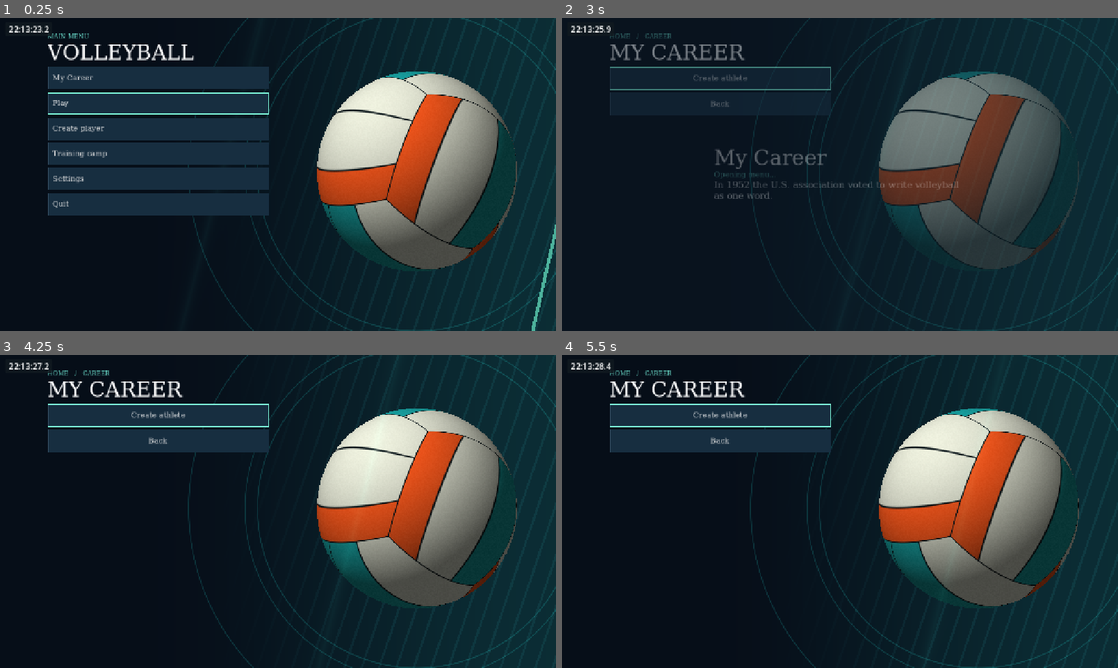
Above: before the commit, frames 1-4 (two rows, left to right).
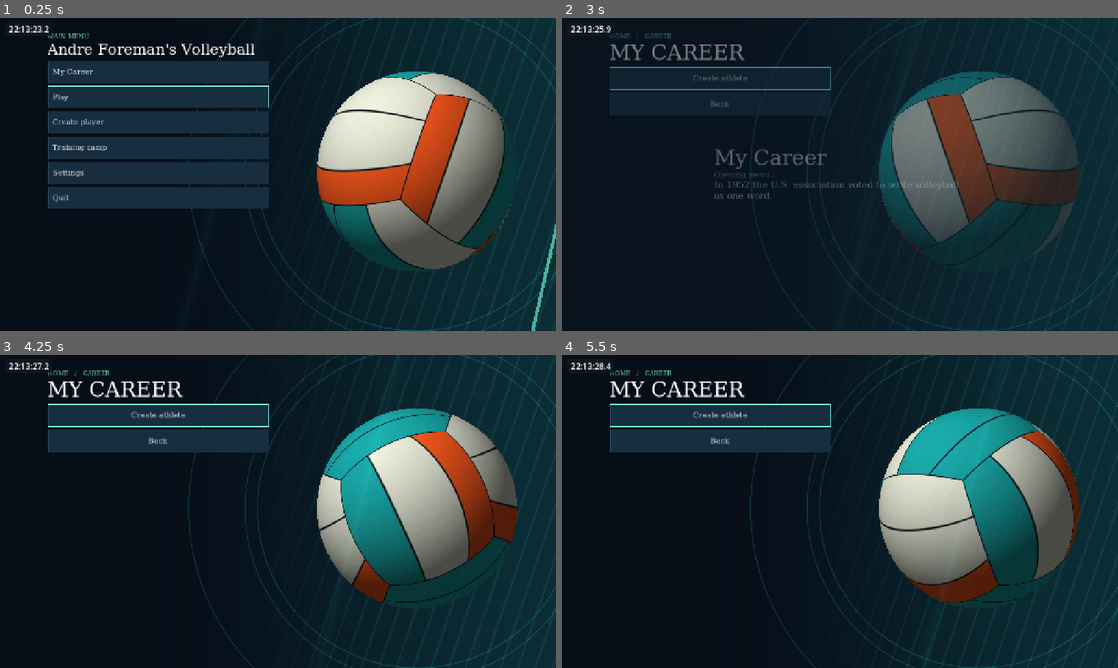
Above: after the commit, the same moments.

Repository: foreandr/volleyball
Game: Godot game, scene res://scenes/main.tscn
Two runs of this game, one before a commit and one after it. Both use one fixed random seed, a clock stepped at 60 frames per second and the inputs below. Sound files missing from this copy of the repository are replaced by a short silence.
Inputs (mouse positions are in pixels of both pictures, inside the frame that each line leads up to):
- Up to frame 1 (0.25 s): no input
- Up to frame 2 (3 s): click "My Career" at 0.5 s; click "Back" at 1.25 s; click "Create athlete" at 2 s; tap Enter (ui_accept) at 2.75 s; move the mouse to (962, 158) at 2.77 s; hold Right from 2.78 s (still down); hold E from 2.78 s (still down); click (962, 158) at 2.92 s
- Up to frame 3 (4.25 s): tap Enter (ui_accept) at 3.02 s; release Right at 3.5 s; release E at 3.5 s; drag from (166, 527) to (250, 574) at 3.52 s
- Up to frame 4 (5.5 s): move the mouse to (895, 442) at 4.27 s; hold Right 4.28-5 s; hold E 4.28-5 s; tap Y at 4.35 s; click (895, 442) at 4.42 s; drag from (812, 574) to (673, 464) at 5.02 s

The runs differ from the first frame. In frame 1, 12% of the frame differs, in the area x 8-93%, y 8-81%; in frame 2, 10%; in frame 3, 13%; in frame 4, 14%, in the area x 57-93%, y 17-81%.

Commit message:
Share directional reception in camp, expose athlete kit and brand the home screen

Diff:
--- a/assets/menu/court_identity.gdshader
+++ b/assets/menu/court_identity.gdshader
@@ -15,7 +15,7 @@
 	if(hero && r<.32){
 		vec2 xy=p/.32;
 		vec3 n=vec3(xy.x,-xy.y,sqrt(max(0.,1.-dot(xy,xy))));
-		float a=.60+.025*sin(TIME*.28);
+		float a=.60+TIME*.60;
 		vec3 q=n;
 		q.xz=mat2(vec2(cos(a),sin(a)),vec2(-sin(a),cos(a)))*q.xz;
 		q.xy=mat2(vec2(.906,.423),vec2(-.423,.906))*q.xy;
--- a/project.godot
+++ b/project.godot
@@ -1,7 +1,9 @@
 config_version=5
 
 [application]
-config/name="Volleyball"
+config/name="Andre Foreman's Volleyball"
+config/use_custom_user_dir=true
+config/custom_user_dir_name="Godot/app_userdata/Volleyball"
 config/version="0.1.1"
 run/main_scene="res://scenes/main.tscn"
 config/features=PackedStringArray("4.6", "Forward Plus")
--- a/scripts/indoor_practice.gd
+++ b/scripts/indoor_practice.gd
@@ -65,6 +65,7 @@
 var bump_touched := false
 var bump_arrival := 0.
 var bump_offset := 0.
+var bump_follow_start := 0.
 var reception_pose: Node3D
 var pending_release := false
 var input_hold := 0.0
@@ -486,6 +487,7 @@
 	bump_aim=Vector3.ZERO
 	bump_released=false
 	bump_touched=false
+	if reception_pose: reception_pose.reset()
 	if solo_setting:
 		camp_receive_spot=choose_camp_toss()
 		if not camp_receive_spot.is_finite():
@@ -961,9 +963,36 @@
 	bump_armed=false
 	message.text="Bump set"
 
-func play_bump(previous: Vector3, incoming: Vector3) -> void:
-	var sample_time: float=reception_pose.contact_frame+minf(0.,elapsed-bump_arrival)
-	reception_pose.apply_pose(maxf(0.,sample_time),smoothstep(0.,.18,sample_time))
+func play_bump(previous: Vector3, incoming: Vector3, dt: float) -> void:
+	var predicted := toss_at(bump_arrival)
+	var offset: Vector3=predicted-reception_pose.ready_contact()
+	var remaining := bump_arrival-elapsed
+	var sampler=reception_pose
+	if not bump_touched and remaining<.38 and sampler.reach.is_empty() and not sampler.low_save.active:
+		if offset.slide(Vector3.UP).length()>1.12:
+			if sampler.low_save.plan(setter,toss_at,elapsed,forehead_arrival+.45,sampler.clip,true,false,false,camp_velocity):
+				bump_arrival=sampler.low_save.contact_time
+				predicted=toss_at(bump_arrival)
+		else:
+			sampler.plan_reach(offset)
+	var sample_time: float=sampler.contact_frame+minf(0.,elapsed-bump_arrival)
+	sampler.apply_pose(maxf(0.,sample_time),smoothstep(0.,.18,sample_time))
+	if sampler.low_save.active:
+		var before := setter.position
+		sampler.low_save.sample(setter,elapsed,bump_arrival+.07,predicted)
+		var move := setter.position-before
+		setter.position=before
+		setter.position=rotation_drill.move_actor(setter,move)
+	elif not sampler.reach.is_empty():
+		var prev: float=sampler.reach_progress
+		sampler.reach_progress=minf(1.,prev+dt/.26)
+		var travel: Vector3=(sampler.reach_step+sampler.rear_setup)*(smoothstep(0.,1.,sampler.reach_progress)-smoothstep(0.,1.,prev))
+		var before := setter.position
+		setter.position=rotation_drill.move_actor(setter,travel)
+		sampler.reach_travel+=setter.position-before
+		sampler.pose_reach(smoothstep(0.,1.,sampler.reach_progress),predicted)
+	if remaining<.30:
+		sampler.reach_platform(predicted-sampler.platform_center(),1.-smoothstep(.04,.30,remaining),.48,true,true)
 	var elbows := [Contact.joint(setter,"lowerarm_l"),Contact.joint(setter,"lowerarm_r")]
 	var wrists := [Contact.joint(setter,"hand_l"),Contact.joint(setter,"hand_r")]
 	var platform: Vector3=preload("res://scripts/forearm_contact.gd").surface(elbows,wrists,.055).ball
@@ -976,12 +1005,14 @@
 		if elapsed>forehead_arrival+.35: miss("Outside platform reach.")
 		return
 	if not bump_touched:
+		if not bump_released: bump_arrival=elapsed
 		bump_touched=true
 		ball.position=platform
 	if not bump_released:
 		ball.position=platform
 		if elapsed>bump_arrival+late_contact_limit(): miss("Held through platform contact.")
 		return
+	bump_follow_start=elapsed
 	source=platform
 	ball.position=source
 	target=0
@@ -1118,7 +1149,7 @@
 				elif not bump_aim.is_zero_approx(): start_bump_meter()
 		"pass":
 			if bump_touched and not bump_aim.is_zero_approx():
-				play_bump(ball.position,Vector3.ZERO)
+				play_bump(ball.position,Vector3.ZERO,delta)
 				return
 			ball.rotation+=toss_spin*delta
 			if cpu_setting and not jump.active: move_to_camp_toss(delta)
@@ -1196,7 +1227,7 @@
 				if elapsed>=contact_time+cpu_release_delay-RELEASE_ADVANCE: release(called())
 				return
 			if not bump_aim.is_zero_approx():
-				play_bump(previous,incoming)
+				play_bump(previous,incoming,delta)
 				return
 			if held>=0 and not pending_release:
 				meter.value = set_fill()*100
@@ -1275,7 +1306,9 @@
 		"set":
 			if not bump_aim.is_zero_approx() and reception_pose:
 				var follow_time: float=reception_pose.contact_frame+elapsed
-				if follow_time<reception_pose.clip.length: reception_pose.apply_pose(follow_time,1.-smoothstep(reception_pose.clip.length-.22,reception_pose.clip.length,follow_time))
+				if reception_pose.low_save.active and not reception_pose.low_save.finished(bump_follow_start+elapsed):
+					reception_pose.low_save.sample(setter,bump_follow_start+elapsed,bump_follow_start)
+				elif follow_time<reception_pose.clip.length: reception_pose.apply_pose(follow_time,1.-smoothstep(reception_pose.clip.length-.22,reception_pose.clip.length,follow_time))
 			if automatic_setter() and elapsed<=Hands.CPU_FOLLOW_TIME: face_set(setter,target,delta)
 			ball.rotate_x(delta*4.0)
 			var t := clampf(elapsed/flight_time,0,1)
--- a/scripts/main.gd
+++ b/scripts/main.gd
@@ -39,7 +39,7 @@
 	MenuPresentation.load_scene("res://scenes/%s.tscn" % scene)
 
 func show_home() -> void:
-	page("VOLLEYBALL","Home")
+	page("Andre Foreman's Volleyball","Home")
 	add_menu_button(column,"Career","My Career",func(): go("story"))
 	add_menu_button(column,"Play","Play",MenuPresentation.load_stage.bind("Play",show_play)).grab_focus()
 	add_menu_button(column,"Create","Create player",func(): go("create"))
--- a/scripts/menu_presentation.gd
+++ b/scripts/menu_presentation.gd
@@ -113,7 +113,8 @@
 	column.add_child(overline)
 	var label := Label.new()
 	label.text = title
-	label.add_theme_font_size_override("font_size",48)
+	label.add_theme_font_size_override("font_size",34 if route=="Home" else 48)
+	label.autowrap_mode=TextServer.AUTOWRAP_WORD_SMART
 	column.add_child(label)
 	reveal(column)
 	sweep()
--- /dev/null
+++ b/scripts/player_kit_choices.gd
@@ -0,0 +1,70 @@
+extends RefCounted
+const Profile = preload("res://scripts/player_profile.gd")
+const COLORS := ["f2eee6","292d31","233952","aa343b","e6bf54","32685e"]
+
+static func pick(actor: Node3D, field: String) -> int:
+	return Profile.KIT_CHOICES[field].find(actor.attributes[field])
+
+static func apply(actor: Node3D) -> void:
+	var v: int=actor.get_meta("kit_variant",0)
+	var rig: Skeleton3D=actor.skeleton
+	for side in ["l","r"]:
+		var shoe: ShaderMaterial=rig.get_meta("sole_"+side).get_child(0).material_override
+		var cut := pick(actor,"Shoe cut")
+		shoe.set_shader_parameter("collar_rise",[0.,.038,.082][v%3 if cut==0 else cut-1])
+		var design := pick(actor,"Shoe design")
+		shoe.set_shader_parameter("design",v%4 if design==0 else design-1)
+		var tint := pick(actor,"Shoe color")
+		var palette := ["eceee9","192e48","f2eee6","b64136","35414b","f1cc60","416864","405da1","ded8d0"]
+		shoe.set_shader_parameter("tint",Color(palette[v%9] if tint==0 else COLORS[tint-1]))
+		var tape: String=actor.attributes["Finger tape"]
+		for item in rig.get_children():
+			if item.is_in_group("finger_tape_"+side):
+				item.visible=(v%5!=4 and side==("l" if v%2==0 else "r")) if tape=="Team" else (tape=="Both" or tape==("Left" if side=="l" else "Right"))
+	if actor.leg_skin:
+		var height := pick(actor,"Sock height")
+		actor.leg_skin.set_shader_parameter("sock_top",[.32,.12,.21,.42,.17,.28,.48][v%7] if height==0 else [.12,.21,.32,.48][height-1])
+		var tint := pick(actor,"Sock color")
+		var palette := ["f1eee6","fafafa","313947","892f38","f5f2e8","284661","36393a","33635b"]
+		actor.leg_skin.set_shader_parameter("sock_color",Color(palette[v%8] if tint==0 else COLORS[tint-1]))
+		var sleeve := pick(actor,"Leg sleeves")
+		actor.leg_skin.set_shader_parameter("tights_hem",[2.,.30,.075,2.,.33,2.,.29][v%7] if sleeve==0 else [2.,.30,.075][sleeve-1])
+	if actor.shorts_fabric: actor.shorts_fabric.set_shader_parameter("print_style",pick(actor,"Shorts design"))
+	if actor.has_meta("underlayer_material"):
+		var shirt := pick(actor,"Underlayer")
+		actor.get_meta("underlayer_material").set_shader_parameter("sleeve_end",[0.,.42,.66,0.,0.][v%5] if shirt==0 else [0.,.42,.66][shirt-1])
+	var scalp: Node3D=actor.get_meta("kit_scalp")
+	var style: String=actor.attributes.Headwear+"/"+actor.attributes.Sunglasses
+	if scalp.get_meta("accessory_style","")==style: return
+	scalp.set_meta("accessory_style",style)
+	var pieces := scalp.get_node_or_null("Accessories")
+	if pieces:
+		scalp.remove_child(pieces)
+		pieces.queue_free()
+	pieces=Node3D.new()
+	pieces.name="Accessories"
+	scalp.add_child(pieces)
+	if actor.attributes.Headwear=="Headband":
+		var band := CylinderMesh.new()
+		band.height=.031
+		band.top_radius=.096
+		band.bottom_radius=.094
+		part(pieces,band,Vector3(0,.13,.003),Vector3(1,1,1.06),Color("f3f0e8"))
+	if actor.attributes.Headwear=="Cap":
+		part(pieces,SphereMesh.new(),Vector3(0,.165,-.003),Vector3(.20,.13,.215),Color("283c49"))
+		part(pieces,SphereMesh.new(),Vector3(0,.152,.096),Vector3(.16,.014,.14),Color("283c49"))
+	if actor.attributes.Sunglasses=="Sport":
+		for sign_ in [-1.,1.]:
+			part(pieces,SphereMesh.new(),Vector3(sign_*.039,.100,.090),Vector3(.078,.043,.019),Color("192a35"))
+			part(pieces,BoxMesh.new(),Vector3(sign_*.078,.105,.042),Vector3(.007,.008,.092),Color("263139"))
+		part(pieces,BoxMesh.new(),Vector3(0,.108,.093),Vector3(.025,.007,.007),Color("263139"))
+
+static func part(parent: Node3D,mesh: Mesh,point: Vector3,size_: Vector3,color: Color) -> void:
+	var node := MeshInstance3D.new()
+	var material := StandardMaterial3D.new()
+	material.albedo_color=color
+	node.mesh=mesh
+	node.material_override=material
+	node.position=point
+	node.scale=size_
+	parent.add_child(node)
--- a/scripts/player_profile.gd
+++ b/scripts/player_profile.gd
@@ -2,7 +2,13 @@
 const PATH := "user://player.cfg"
 const DEFAULTS := {"name":"Player","height_cm":195.58,"handedness":"Right"}
 
-const KIT_CHOICES := {"Facial hair":["Clean-shaven","Stubble","Moustache","Goatee","Short beard"],"Jersey length":["Standard","Short","Long"],"Jersey fit":["Untucked","Tucked"],"Ankle support":["None","Tape","Brace"],"Knee support":["None","Tape","Brace"]}
+const KIT_CHOICES := {"Facial hair":["Clean-shaven","Stubble","Moustache","Goatee","Short beard"],"Jersey length":["Standard","Short","Long"],"Jersey fit":["Untucked","Tucked"],"Ankle support":["None","Tape","Brace"],"Knee support":["None","Tape","Brace"],
+	"Shoe cut":["Team","Low","Mid","High"],"Shoe design":["Team","Stripe","Twin stripe","Wave","Split"],
+	"Shoe color":["Team","White","Black","Navy","Red","Gold","Teal"],"Sock height":["Team","Ankle","Below calf","Calf","Knee"],
+	"Sock color":["Team","White","Black","Navy","Red","Gold","Teal"],"Leg sleeves":["Team","None","Three-quarter","Full"],
+	"Underlayer":["Team","None","T-shirt","Long compression shirt"],"Headwear":["None","Headband","Cap"],
+	"Sunglasses":["None","Sport"],"Finger tape":["Team","None","Left","Right","Both"],
+	"Shorts design":["Team","Solid","Side panels","Double stripe","Diagonal trim"]}
 
 const RATINGS := ["Forearm reception", "Forearm setting", "Forearm defense", "Hand setting", "Hand reception", "Hand de …(202 unchanged characters)…
 
--- a/scripts/practice_kit.gd
+++ b/scripts/practice_kit.gd
@@ -43,6 +43,7 @@
 
 static func apply(actor: Node3D,coach: bool,variant := 0,vary_build := true) -> void:
 	var rig: Skeleton3D = actor.skeleton
+	actor.set_meta("kit_variant",variant)
 	var outer_shirt: MeshInstance3D
 	if coach:
 		actor.set_height_cm(174)
@@ -104,6 +105,7 @@
 				layer.set_shader_parameter("skin_normal",preload("res://assets/characters/base/T_Superhero_Male_Normal.png"))
 				layer.set_shader_parameter("sleeve_end",[0.,.42,.66,0.,0.][variant%5])
 				arms.material_override=layer
+				actor.set_meta("underlayer_material",layer)
 			if not coach and variant%3==2: compression(rig,node,skin_surface)
 			var grooming := face_hair(rig,node,skin_surface,coach,variant)
 			if coach: actor.set_meta("coach_face",grooming)
@@ -194,8 +196,10 @@
 		scalp.transform=rest.affine_inverse()*Transform3D(Basis.IDENTITY,rest.origin)
 		var hair := Color.from_hsv(.065+.004*variant,.42,.13+.065*(variant%6))
 		haircut(scalp,hair,variant,actor)
-		if variant%5!=4:
-			tape_hand(rig,"l" if variant%2==0 else "r",1+variant%3)
+		for side in ["l","r"]:
+			tape_hand(rig,side,1+variant%3)
+		actor.set_meta("kit_scalp",scalp)
+		preload("res://scripts/player_kit_choices.gd").apply(actor)
 
 	reshape_build(rig,coach,variant)
 	if outer_shirt: actor.dressed_surface.configure(outer_shirt,rig)
@@ -241,7 +245,7 @@
 	var shader := Shader.new()
 	shader.code = """shader_type spatial;
 	render_mode cull_disabled;
-	uniform vec3 inertia; uniform float motion; uniform float hem_y; uniform vec2 stride; uniform vec4 accent:source_color; varying float depth; uniform vec4 cloth:source_color; uniform sampler2D knit_surface:repeat_enable,filter_linear_mipmap_anisotropic; varying vec2 rest;
+	uniform int print_style; uniform vec3 inertia; uniform float motion; uniform float hem_y; uniform vec2 stride; uniform vec4 accent:source_color; varying float depth; uniform vec4 cloth:source_color; uniform sampler2D knit_surface:repeat_enable,filter_linear_mipmap_anisotropic; varying vec2 rest;
 	uniform sampler2D leg_number:source_color,filter_linear_mipmap_anisotropic;
 	float pleat_height(vec2 pattern,float hem,float ripple){
 		float raised=pattern.x>0.?stride.x:stride.y;
@@ -277,6 +281,9 @@
 		cell.x+=.5*mod(floor(cell.y),2.);
 		float eyelet=1.-smoothstep(.12,.36,length(fract(cell)-.5));
 		vec3 insert=accent.rgb*(1.12-.49*detail*eyelet*(1.-hem));
+		if(print_style==1){panel=0.;}
+		if(print_style==3){panel=outer*(1.-smoothstep(.002,.005,abs(abs(seam)-.014)));}
+		if(print_style==4){panel=1.-smoothstep(.004,.009,abs(edge_height-.045-.22*abs(rest.x)));}
 		ALBEDO=mix(cloth.rgb,insert,panel);
 		float waistband=smoothstep(.984,.992,rest.y);
 		ALBEDO*=1.-waistband*(.19+.055*cos(rest.y*1130.));
@@ -586,6 +593,7 @@
 	var mount := BoneAttachment3D.new()
 	mount.bone_name=bone
 	rig.add_child(mount)
+	mount.add_to_group("finger_tape_"+bone.right(1))
 	var band := CylinderMesh.new()
 	band.top_radius=1.
 	band.bottom_radius=1.04
--- a/scripts/preview_player_control.gd
+++ b/scripts/preview_player_control.gd
@@ -513,11 +513,11 @@
 	if drill or setting:
 		var facing := actor.basis.z.normalized()
 		step_direction = Vector2(travel.dot(facing.cross(Vector3.UP)),travel.dot(facing))
-	var quick_pace := sprint_requested and direction.length()>0.1 and stamina.can_sprint()
+	var quick_pace: bool= sprint_requested and direction.length()>0.1 and stamina.can_sprint()
 	var toward_ball := (setting_target-actor.global_position).slide(Vector3.UP).normalized() if setting else Vector3.ZERO
 	var ball_sprint := run_after_pass and setting and travel.normalized().dot(toward_ball) > 0.76 and step_direction.normalized().y > 0.76
 	sprinting = quick_pace and ((not setting and step_direction.y>0.3) or ball_sprint)
-	var quick_step := quick_pace if not run_after_pass else sprinting
+	var quick_step: bool= quick_pace if not run_after_pass else sprinting
 	var step_rate := QUICK_STEP_RATE if quick_step else 1.0
 	if setting:
 		setter_step_rate = move_toward(setter_step_rate,QUICK_STEP_RATE*step_rate,delta*7.0)
--- a/scripts/story_animations.gd
+++ b/scripts/story_animations.gd
@@ -21,7 +21,7 @@
 	"Setting":["Hand setting","Bump setting"],
 	"Chasing":["Forward","Back","Left","Right"]
 }
-const CATEGORIES := ["Forearm reception","Setting","Attacking","Serving","Blocking","Chasing"]
+const CATEGORIES := ["Forearm reception","Setting","Attacking","Serving","Blocking"]
 var content: VBoxContainer
 var category_buttons: Dictionary = {}
 var selected_category := ""
@@ -98,7 +98,7 @@
 	process_priority = 10
 	build_label = current_build_label()
 	if DisplayServer.get_name() != "headless":
-		DisplayServer.window_set_title("Volleyball | "+build_label)
+		DisplayServer.window_set_title(str(ProjectSettings.get_setting("application/config/name"))+" | "+build_label)
 	super._ready()
 	preview_player.set_height_cm(preview_player.Profile.DEFAULTS.height_cm)
 	preview_overlay = Control.new()
@@ -157,8 +157,8 @@
 	orbit_pitch = 0.26
 	max_view_distance = 60.0
 	pan_limits = Vector3(12,15,48)
-	view_distance = 16.0
-	view_focus = Vector3(0,2.0,4.0)
+	view_distance = 8.0
+	view_focus = Vector3(0,1.35,.8)
 
 func has_ball_controls() -> bool:
 	return true
@@ -494,6 +494,9 @@
 	attack_position_panel = null
 
 func select_category(category: String) -> void:
+	if category=="Setting":
+		MenuPresentation.load_scene("res://scenes/setting_camp.tscn")
+		return
 	category = Catalog.category_name(category)
 	if not MOVE_TYPES.has(category): return
 	stop_demo_match()
@@ -866,7 +869,7 @@
 	player_controls.side_steps.active = false
 	player_controls.indicator.text = "Attacker" if attack else "Setter"
 	setting_camera_focus = SETTING_CAMERA_FOCUS
-	preview_camera.position = Vector3(0,7.5,-11.2)
+	preview_camera.position = Vector3(0,4.7,-8.0)
 	preview_camera.look_at(setting_camera_focus)
 	setting_drill = preload("res://scripts/attack_drill.gd").new() if attack else preload("res://scripts/setting_drill.gd").new()
 	if attack:
--- a/scripts/volleyball_player.gd
+++ b/scripts/volleyball_player.gd
@@ -148,6 +148,7 @@
 	handedness = values.handedness
 
 func refresh_kit() -> void:
+	if has_meta("kit_scalp"): preload("res://scripts/player_kit_choices.gd").apply(self)
 	if beard_material:
 		beard_material.set_shader_parameter("beard_style",Profile.KIT_CHOICES["Facial hair"].find(attributes["Facial hair"]))
 	if shirt_fabric:
Not shown, changed: GAME_DESIGN.md
